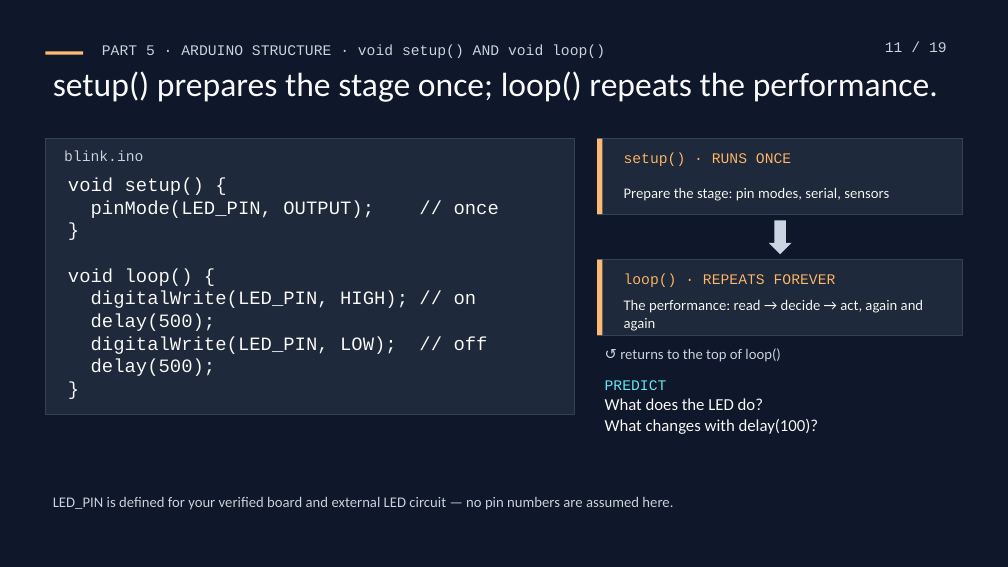
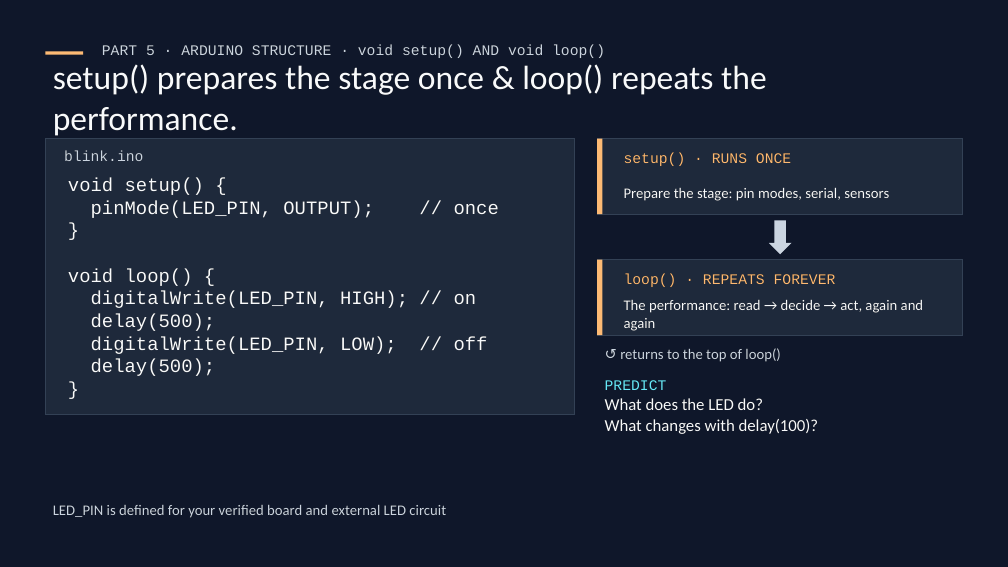
Before and after one commit to kaifshaheemj/iot-workshop, a slide deck: slide 11 of presentations/From-Sensors-to-Smart-Systems.pptx. Drawn at 1008x567 pixels with LibreOffice and Linux fonts; fonts in the diff are those of the drawing. Boxes give left, top, right and bottom in pixels: in the first picture for what was removed or moved away, otherwise in the second. Text is boxed around its words. In the diff, an @@ line names an element or a change of style, - is before the commit and + after.

```diff
--- a/presentations/From-Sensors-to-Smart-Systems.pptx
+++ b/presentations/From-Sensors-to-Smart-Systems.pptx
@@ text removed at [885, 42, 947, 52] @@
-11 / 19
@@ text at [53, 64, 767, 136]: text changed @@
-setup() prepares the stage once; loop() repeats the performance.
+setup() prepares the stage once & loop() repeats the performance.
@@ text at [53, 505, 446, 518]: text changed @@
-LED_PIN is defined for your verified board and external LED circuit — no pin numbers are assumed here.
+LED_PIN is defined for your verified board and external LED circuit
```
Also in this commit, not shown: 17 other slides changed, 1 slide added, 2 slides removed, 6 other files.
